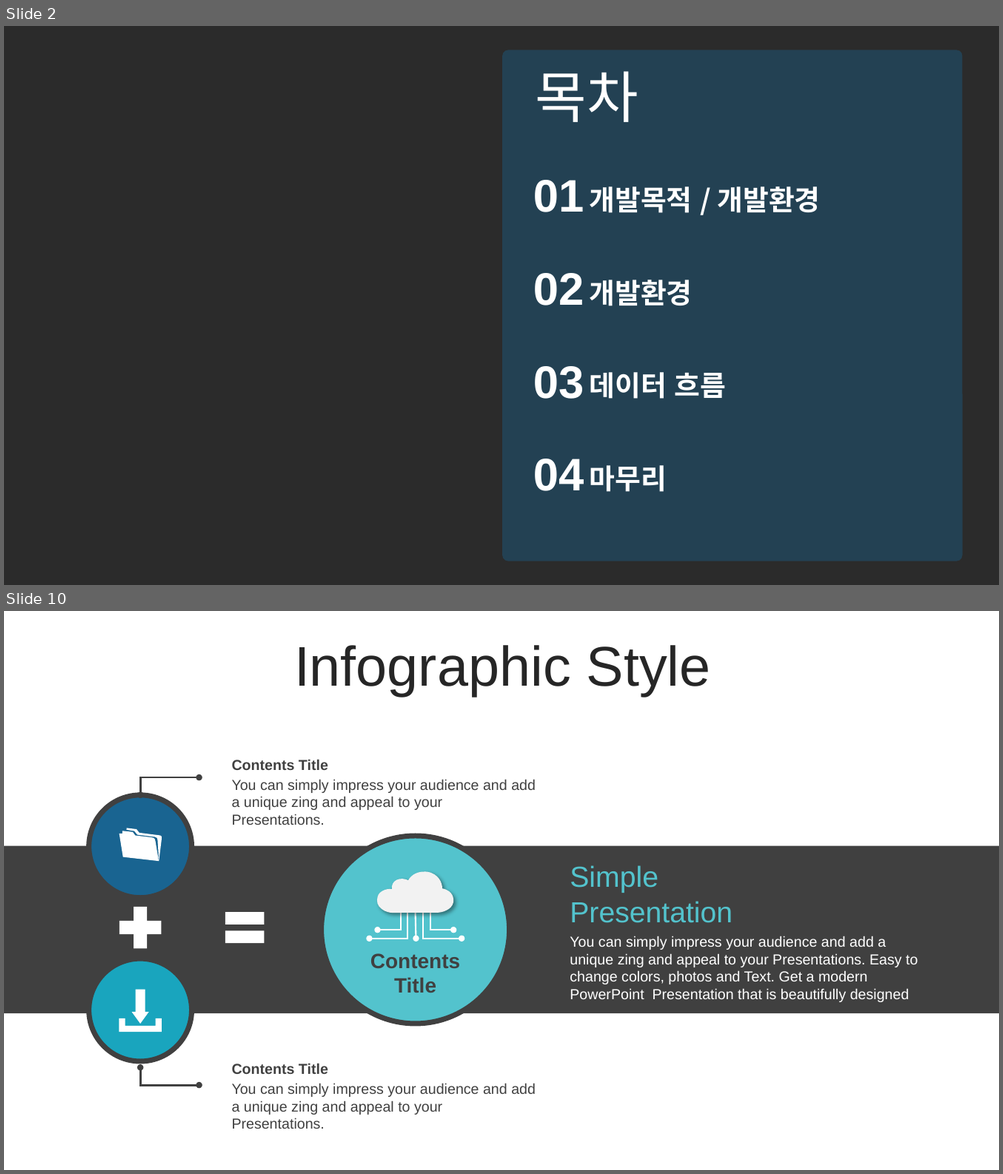
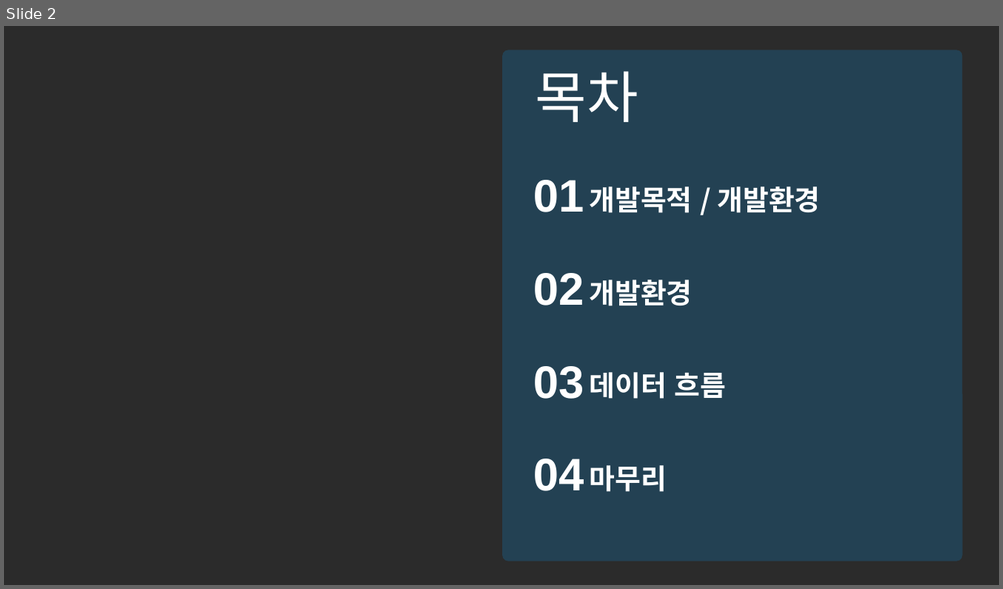
Before and after one commit to QYnote/Python_ConnectMS-SQL, a slide deck: 심준보_AI개발 포트폴리오.pptx. Shown one above the other, each under a label of ours: slides 2 and 10 before the commit, slide 2 after it; the slides between them are not shown. The pictures are 1003x1174 and 1003x589 pixels, drawn with LibreOffice and Linux fonts; fonts in the diff are those of the drawing; background and template pictures are left out; a plain dark background stands for a picture behind light text. Boxes give left, top, right and bottom in pixels: in the first picture for what was removed or moved away, otherwise in the second. Text is boxed around its words. In the diff, an @@ line names an element or a change of style, - is before the commit and + after.

```diff
--- a/심준보_AI개발 포트폴리오.pptx
+++ b/심준보_AI개발 포트폴리오.pptx
@@ slide 10 removed at (x1=4, y1=611, x2=999, y2=1170), background #FFFFFF @@
@@ text removed at (x1=294, y1=645, x2=711, y2=696) @@
-Infographic Style
@@ text removed at (x1=232, y1=759, x2=328, y2=770) @@
-Contents Title
@@ elbow double arrow removed from (199, 777) to (141, 795) @@
@@ text removed at (x1=232, y1=779, x2=535, y2=810) @@
-You can simply impress your audience and add a unique zing and appeal to your Presentations.
@@ ellipse removed at (x1=89, y1=795, x2=192, y2=898) @@
@@ freeform shape removed at (x1=119, y1=828, x2=162, y2=861) @@
@@ rectangle removed at (x1=4, y1=846, x2=999, y2=1014) @@
@@ ellipse removed at (x1=321, y1=836, x2=509, y2=1025) @@
@@ group removed at (x1=370, y1=872, x2=461, y2=939): 4 elbow arrows, 1 arrow, 1 freeform shape @@
@@ text removed at (x1=569, y1=866, x2=732, y2=923) @@
-Simple
-Presentation
@@ plus sign removed at (x1=111, y1=900, x2=168, y2=957) @@
@@ math equal removed at (x1=218, y1=901, x2=271, y2=954) @@
@@ text removed at (x1=569, y1=936, x2=917, y2=1002) @@
-You can simply impress your audience and add a unique zing and appeal to your Presentations. Easy to change colors, photos and Text. Get a modern PowerPoint Presentation that is beautifully designed
@@ ellipse removed at (x1=89, y1=959, x2=192, y2=1062) @@
@@ text removed at (x1=370, y1=954, x2=460, y2=993) @@
-Contents
-Title
@@ freeform shape removed at (x1=119, y1=990, x2=162, y2=1033) @@
@@ elbow double arrow removed from (199, 1085) to (141, 1068) @@
@@ text removed at (x1=232, y1=1063, x2=328, y2=1074) @@
-Contents Title
@@ text removed at (x1=232, y1=1083, x2=535, y2=1129) @@
-You can simply impress your audience and add a unique zing and appeal to your Presentations.
```
Also in this commit, not shown: 3 slides changed, 2 slides added, 43 other slides removed, 3 other files.
